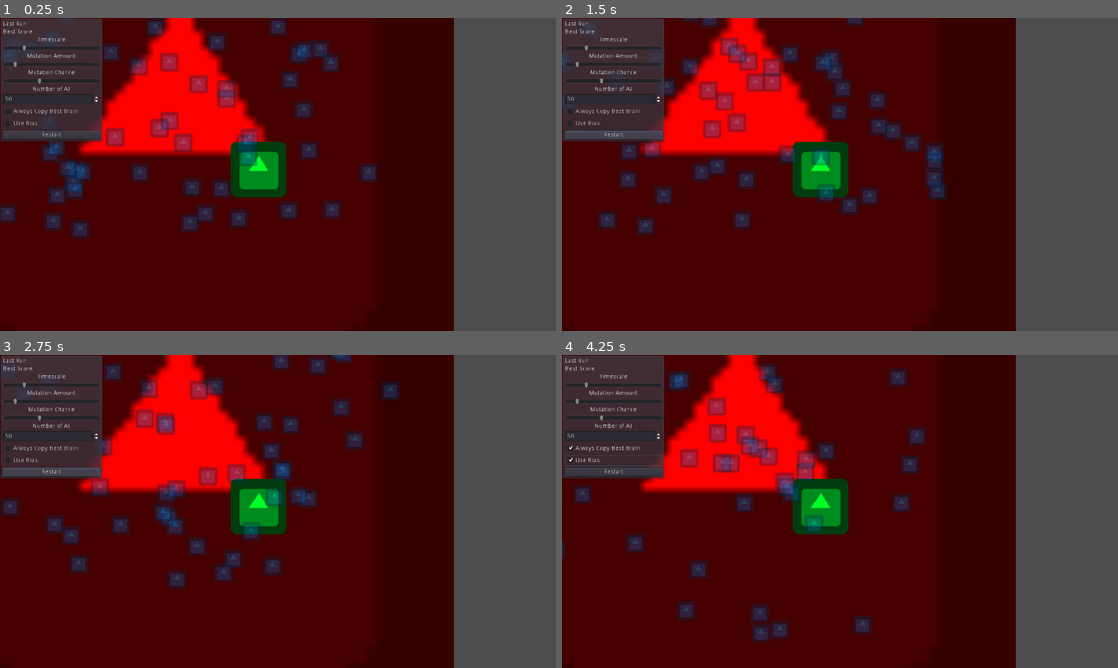
Above: before the commit, frames 1-4 (two rows, left to right).
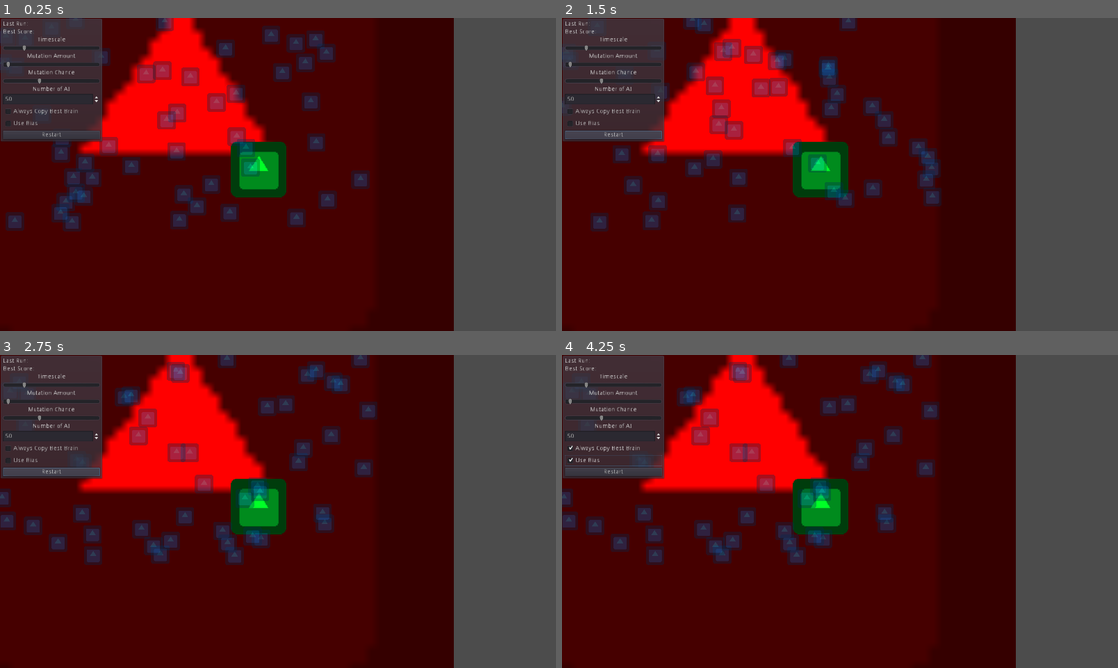
Above: after the commit, the same moments.

Repository: zomdiax5/GodotNeuralCars
Game: Godot game, scene res://Tests/FirstTest/FirstTest.tscn
Same seed, same stepped clock (60 frames per second), same inputs: the game is played once before the commit and once after it. The engine's default icon, where the game draws it, is replaced by a stand-in: a white triangle on a blue panel in a dark square.
Inputs:
- Up to frame 1 (0.25 s): no input
- Up to frame 2 (1.5 s): click "Restart" at 0.5 s; click "Restart" at 1.25 s
- Up to frame 3 (2.75 s): click "Restart" at 2 s
- Up to frame 4 (4.25 s): click "Always Copy Best Brain" at 2.75 s; click "Use Bias" at 3.5 s

The runs differ from the first frame. In frame 1, 10% of the frame differs, in the area x 0-68%, y 0-71%; in frame 2, 9.3%; in frame 3, 13%, in the area x 0-72%, y 0-75%; in frame 4, 12%.
Error after the commit: Parse Error: The assigned expression's type (Node) doesn't match the variable's type (NN). (res://Tests/FirstTest/AI.gd:3)

Commit message:
Fixed rare crash + different bias

Diff:
--- a/NN.gd
+++ b/NN.gd
@@ -1,4 +1,4 @@
-extends Node
+extends Object
 class_name NN
 
 var neural_net = []
--- a/NNode.gd
+++ b/NNode.gd
@@ -1,4 +1,4 @@
-extends Node
+extends Object
 class_name NNode
 
 var weights = []
@@ -27,17 +27,14 @@
 func mutate():
 	var weight_diff = Global.mutation_amount
 	for i in range(0,weights.size()):
-		var max_p :float = 0.9
-		var max_n :float = 0.9
-		if weights[i] > 0.7:
-			max_p = 0.1
-		if weights[i] < -0.7:
-			max_n = 0.1
-		var change = rand_range((weight_diff*max_n *-1), weight_diff*max_p) # TODO should slowly make the max/min values less propable, rather than fully disabling it suddenly
+		var change = rand_range(
+			(weight_diff*-1),
+			weight_diff) # TODO should slowly make the max/min values less propable, rather than fully disabling it suddenly
 		weights[i] += change
-		weights[i] = clamp(weights[i],-1.0,1.0)
-	bias += rand_range(-Global.mutation_amount,-Global.mutation_amount)
-	bias = clamp(bias,-1,1)
+		weights[i] = clamp(weights[i],-5.0,5.0)
+	bias_weight += rand_range(-Global.mutation_amount,-Global.mutation_amount)
+	bias_weight = clamp(bias_weight,-5,5)
+
 
 	if not Global.use_bias:
 		bias = 0
--- a/Tests/CarTest/CarTrainer.gd
+++ b/Tests/CarTest/CarTrainer.gd
@@ -38,6 +38,7 @@
 func restart():
 	for child in get_children():
 		child.queue_free()
+	yield(get_tree(),"idle_frame")
 	run = 0
 	timer = 0
 	setup()
@@ -56,10 +57,7 @@
 		node.rotation_degrees = 90
 
 	for node in get_children():
-		if Global.always_copy_brain and node != best_node:
-			node.net.neural_net = null
-			node.net.neural_net = best_node.net.neural_net.duplicate(true)
-		if rand_range(0,100) < Global.mutation_chance and node != best_node:
+		if (rand_range(0,100) < Global.mutation_chance or Global.always_copy_brain) and node != best_node:
 			node.net.neural_net = null
 			node.net.neural_net = best_node.net.neural_net.duplicate(true)
 			node.net.mutate()
--- a/Tests/FirstTest/Trainer.gd
+++ b/Tests/FirstTest/Trainer.gd
@@ -50,10 +50,10 @@
 	for node in get_children():
 		if Global.always_copy_brain and node != best_node:
 			node.net.neural_net = null
-			node.net.neural_net = best_node.net.neural_net.duplicate()
+			node.net.neural_net = best_node.net.neural_net.duplicate(true)
 		if rand_range(0,100) < Global.mutation_chance and node != best_node:
 			node.net.neural_net = null
-			node.net.neural_net = best_node.net.neural_net.duplicate()
+			node.net.neural_net = best_node.net.neural_net.duplicate(true)
 			node.net.mutate()
 
 
--- a/UI.tscn
+++ b/UI.tscn
@@ -60,7 +60,7 @@
 margin_right = 223.0
 margin_bottom = 108.0
 hint_tooltip = "How much the neural net mutates every run."
-max_value = 0.02
+max_value = 0.1
 step = 0.001
 value = 0.002
 
--- a/project.godot
+++ b/project.godot
@@ -14,12 +14,12 @@
 "language": "GDScript",
 "path": "res://Tests/CarTest/Check.gd"
 }, {
-"base": "Node",
+"base": "Object",
 "class": "NN",
 "language": "GDScript",
 "path": "res://NN.gd"
 }, {
-"base": "Node",
+"base": "Object",
 "class": "NNode",
 "language": "GDScript",
 "path": "res://NNode.gd"
